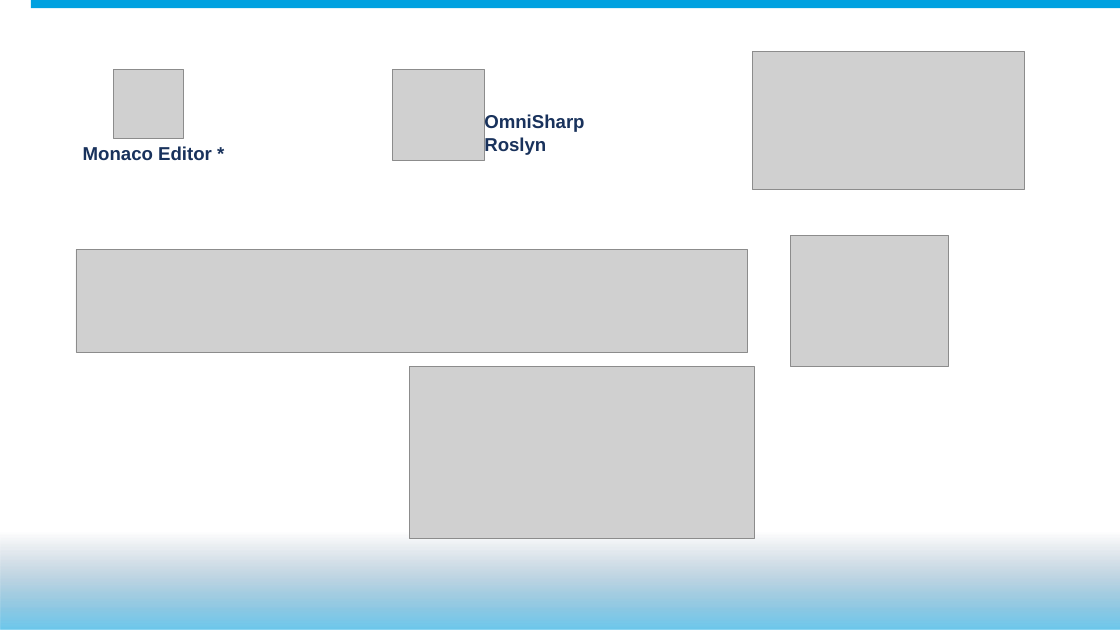
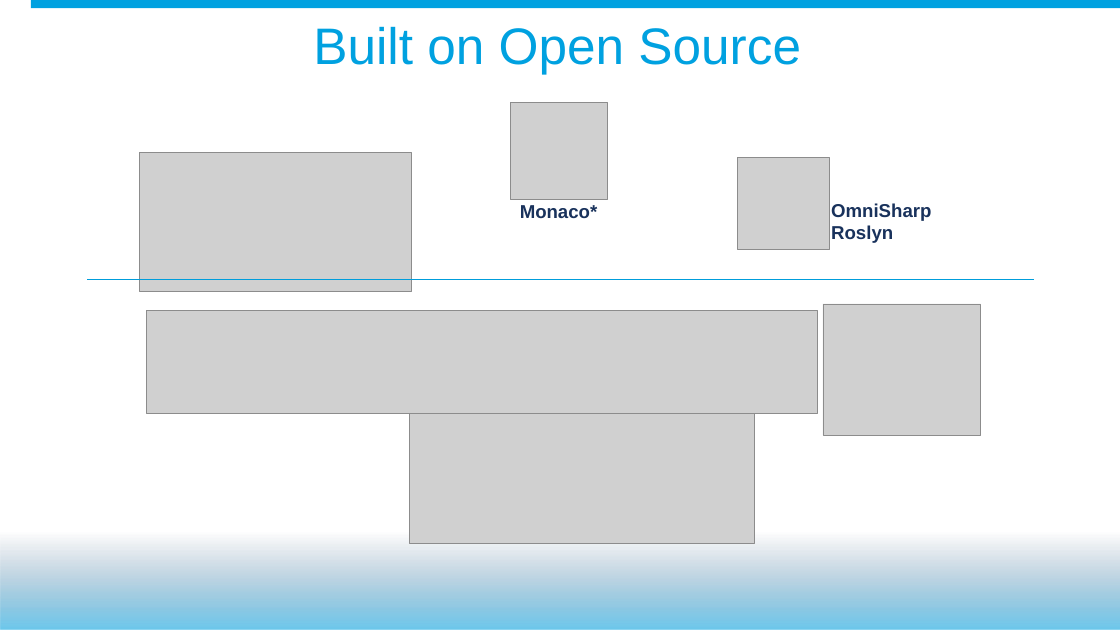
Before and after one commit to mobiletta/VSCode-DF15, a slide deck: slide 12 of John Nelson - DF15 - PowerPoint Presentation - Draft.pptx (slide 13 before the commit). Drawn at 1120x630 pixels with LibreOffice and Linux fonts; fonts in the diff are those of the drawing; grey boxes stand for pictures; background and template pictures are left out. Boxes give left, top, right and bottom in pixels: in the first picture for what was removed or moved away, otherwise in the second. Text is boxed around its words. In the diff, an @@ line names an element or a change of style, - is before the commit and + after.

```diff
--- a/John Nelson - DF15 - PowerPoint Presentation - Draft.pptx
+++ b/John Nelson - DF15 - PowerPoint Presentation - Draft.pptx
@@ text added at bbox=[313, 26, 801, 74], 44 pt, text #00A1E0 @@
+Built on Open Source
@@ picture: place and size @@
-picture at bbox=[113, 69, 183, 139]
+picture at bbox=[511, 103, 607, 199]
@@ picture: place and size @@
-picture at bbox=[753, 51, 1024, 190]
+picture at bbox=[139, 152, 411, 291]
@@ picture: place and size @@
-picture at bbox=[393, 69, 485, 160]
+picture at bbox=[738, 158, 829, 250]
@@ text at bbox=[520, 205, 598, 218]: text changed @@
-Monaco Editor *
+Monaco*
@@ text "OmniSharp": place and size @@
-text "OmniSharp" at bbox=[484, 114, 584, 155]
+text "OmniSharp" at bbox=[831, 203, 931, 243]
@@ line added from (87, 280) to (1034, 280), #009DDB 0.75 pt @@
@@ picture: place and size @@
-picture at bbox=[76, 250, 747, 352]
+picture at bbox=[146, 311, 818, 413]
@@ picture: place and size @@
-picture at bbox=[791, 235, 949, 366]
+picture at bbox=[823, 304, 981, 435]
@@ picture: place and size @@
-picture at bbox=[409, 366, 755, 539]
+picture at bbox=[409, 371, 755, 544]
```
Also in this commit, not shown: 6 other slides changed, 6 slides added, 5 slides removed, 34 other files.
